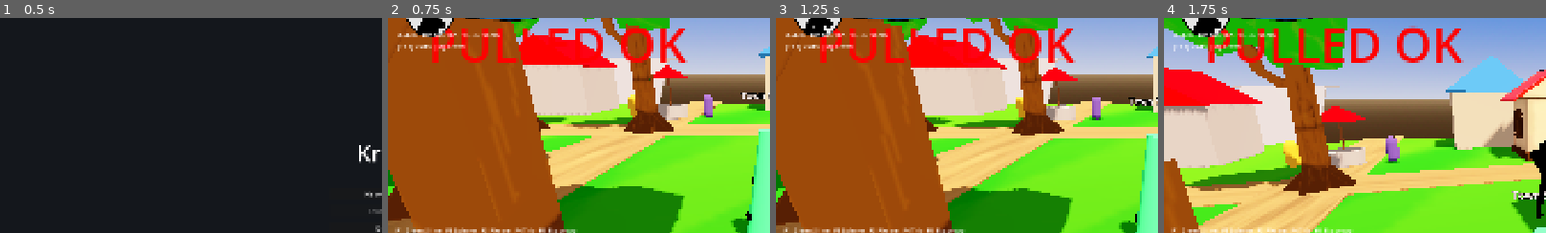
Above: before the commit, frames 1-4 (left to right).
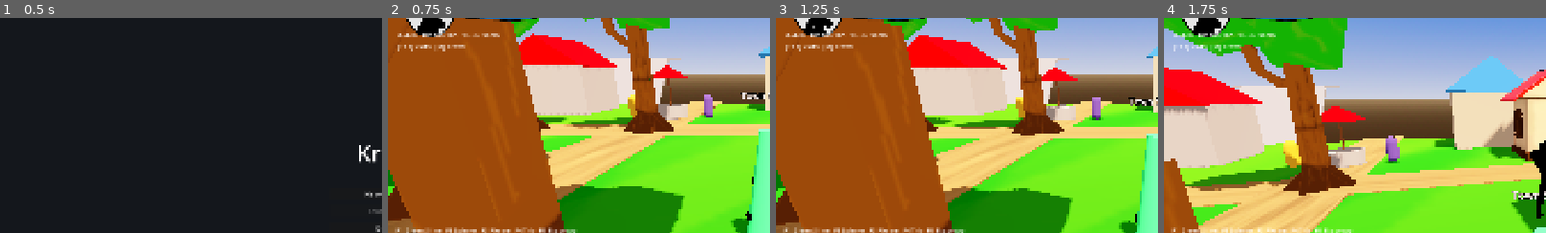
Above: after the commit, the same moments.

Repository: doggoanim/Krits
Game: Godot game, scene res://ui/main_menu.tscn
Same seed, same stepped clock (60 frames per second), same inputs: the game is played once before the commit and once after it.
Inputs (mouse positions are % of the whole screen's width and height, from its top left):
- Up to frame 1 (0.5 s): no input
- Up to frame 2 (0.75 s): click "New Game" at 0.5 s
- Up to frame 3 (1.25 s): no input
- Up to frame 4 (1.75 s): tap Enter at 1.25 s; move the mouse to (55, 50) at 1.27 s; hold W (move_forward) from 1.28 s (still down); hold Ctrl (crouch_pound) from 1.28 s (still down); click (55, 50) at 1.42 s; tap Space (jump) at 1.52 s
The pictures show only the part of the screen within x 0-50%, y 11-61%; the shares and areas given below are measured in that part.

Frame 1 is identical in both runs. In frame 2, 3.3% of the frame differs, in the area x 11-79%, y 4-21%; in frame 3, 3.3%; in frame 4, 4.3%, in the area x 11-79%, y 3-21%.

Commit message:
Remove temporary pull-sync sanity banner
Confirmed git pull syncing correctly, so the characters still
rendering black is a real remaining bug, not a stale-script issue.

Co-Authored-By: Claude Sonnet 5 <noreply@anthropic.com>
Claude-Session: https://claude.ai/code/session_01TYpdm1jACUqsWG6yyTxbgm

Diff:
--- a/core/debug_tools.gd
+++ b/core/debug_tools.gd
@@ -25,17 +25,6 @@
 		return
 	var layer := CanvasLayer.new()
 	add_child(layer)
-
-	# TEMPORARY — pull-sync sanity check, remove once confirmed: if you don't
-	# see this huge red "PULLED OK" banner on screen, Godot is still running
-	# old code regardless of what `git pull` reported.
-	var sanity := Label.new()
-	sanity.text = "PULLED OK"
-	sanity.add_theme_font_size_override("font_size", 120)
-	sanity.add_theme_color_override("font_color", Color.RED)
-	sanity.position = Vector2(100, 100)
-	layer.add_child(sanity)
-
 	_label = Label.new()
 	_label.position = Vector2(20, 640)
 	layer.add_child(_label)
